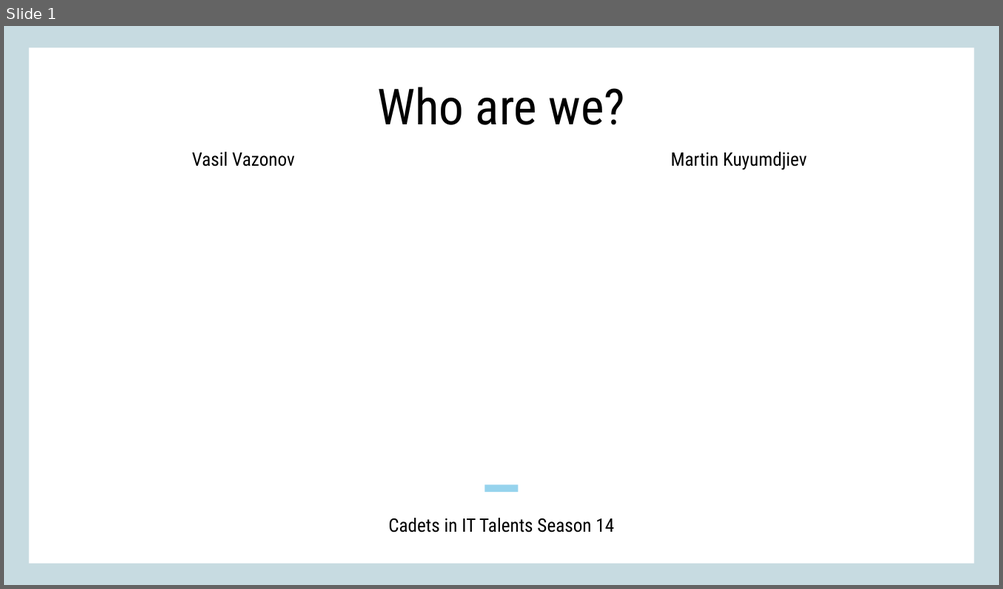
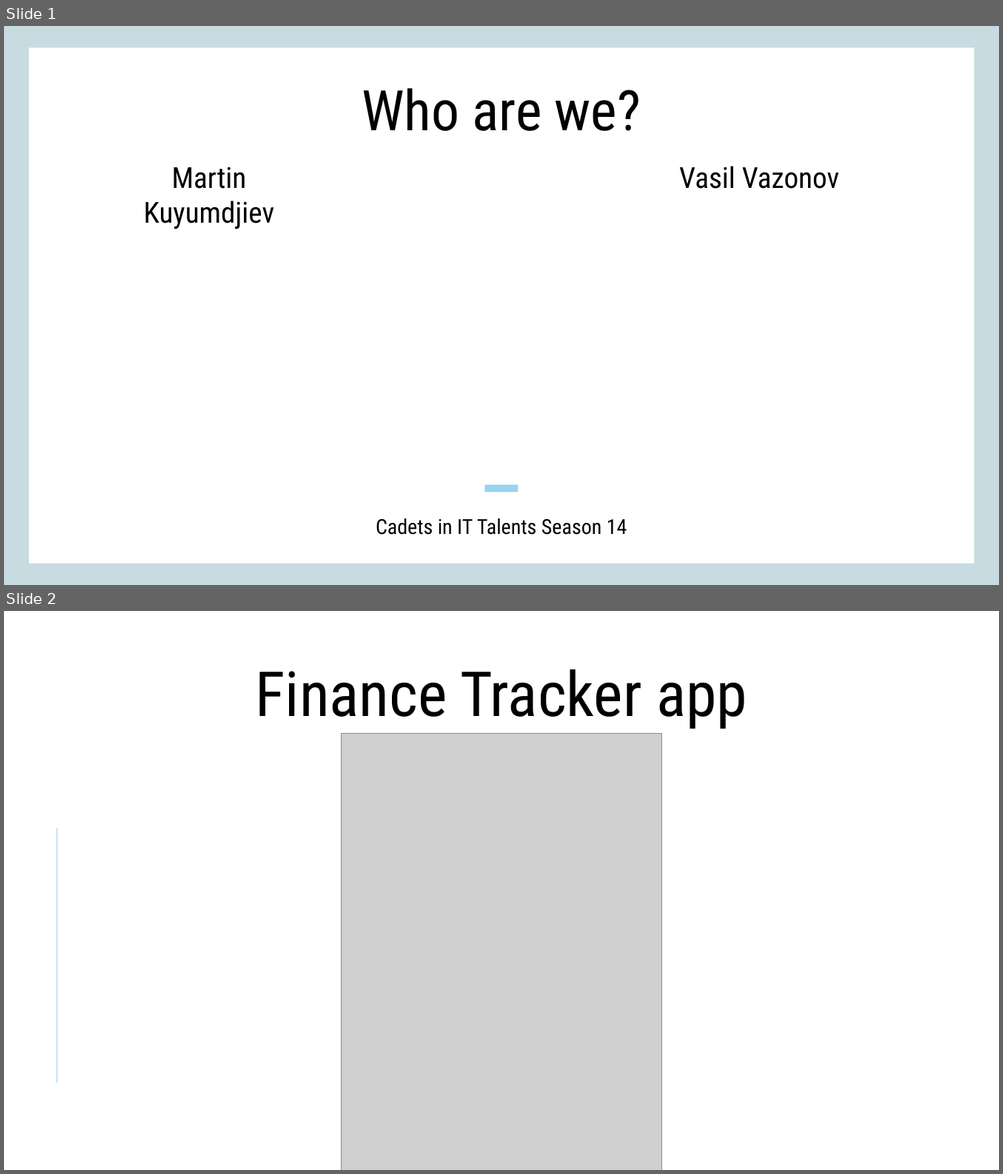
Before and after one commit to vasil211/finance_tracker, a slide deck: Design/presentation.pptx. Shown one above the other, each under a label of ours: slide 1 before the commit, slides 1 and 2 after it. The pictures are 1003x589 and 1003x1174 pixels, drawn with LibreOffice and Linux fonts; fonts in the diff are those of the drawing; grey boxes stand for pictures. Boxes give left, top, right and bottom in pixels: in the first picture for what was removed or moved away, otherwise in the second. Text is boxed around its words. In the diff, an @@ line names an element or a change of style, - is before the commit and + after.

```diff
--- a/Design/presentation.pptx
+++ b/Design/presentation.pptx
@@ slide 2 added at box(4, 611, 999, 1170), background #FFFFFF @@
@@ text added at box(255, 669, 747, 729), 60 pt, text #000000 @@
+Finance Tracker app
@@ picture added at box(341, 733, 662, 1170) @@
@@ line added from (57, 829) to (57, 1083), #96D3ED 1 pt @@
@@ slide 1 changed as well @@
@@ text "Who are we?" at box(361, 88, 640, 131): size 48 to 54 pt @@
@@ text "Martin Kuyumdjiev" at box(144, 167, 275, 230): size 18 to 28 pt @@
@@ text "Martin Kuyumdjiev": place and size @@
-text "Martin Kuyumdjiev" at box(671, 152, 807, 170)
+text "Martin Kuyumdjiev" at box(144, 167, 275, 230)
@@ text "Vasil Vazonov": place and size @@
-text "Vasil Vazonov" at box(192, 152, 295, 167)
+text "Vasil Vazonov" at box(679, 166, 839, 189)
@@ text "Vasil Vazonov" at box(679, 166, 839, 189): size 18 to 28 pt @@
@@ text "Cadets in IT Talents Season ..." at box(375, 519, 627, 535): size 18 to 20 pt @@
```
Also in this commit, not shown: 2 other slides changed, 3 other slides added, 2 slides removed, 11 other files.
